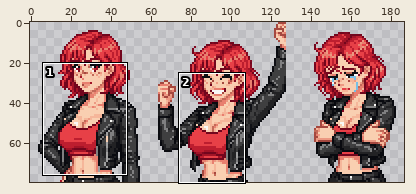
Two states of a sprite sheet, gocycle/assets/erica.png. Above: a wide view before the commit, with the close-up outlined.
Close-up. Before:
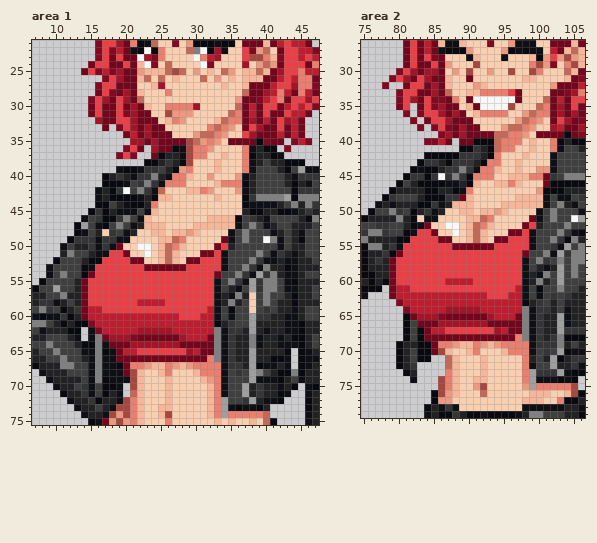
The file is 192x80 pixels. Shown: area 1: x 7..47, y 21..75; area 2: x 75..106, y 26..79. The wide view leaves out empty margins. The commit also changed other parts of the picture, which this record leaves out.
Now the later version:
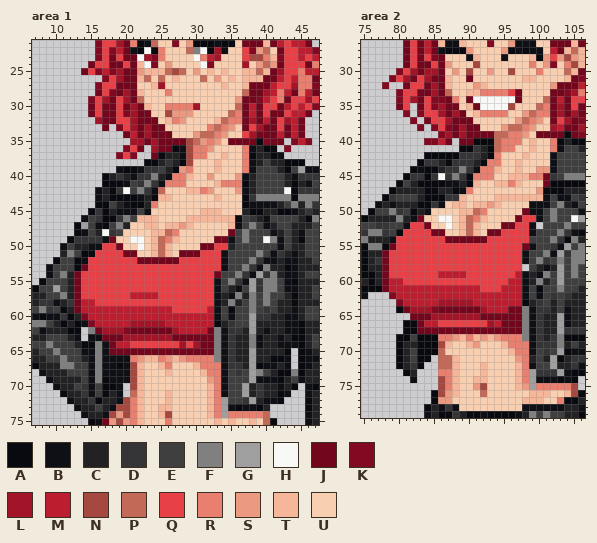
Palette (. is transparent): A #090a0f  B #0f1015  C #222224  D #353537  E #3f3f40  F #808081  G #9f9fa0  H #f8f8f6  J #72061d  K #810921  L #a21427  M #bd1e2f  N #a5483f  P #c36958  Q #e74047  R #e87f6f  S #ec9982  T #f5b69a  U #f9cfb1
The exact change:
Changed rows in their new state; - is an unchanged pixel.
Area 1:
first column x 26:
24 S---------
25 --------TU
first column x 12:
42 -------------------------------H
43 -------------------------------F
45 ------------U------TTT----------
46 ----------T-T----TTT------------
47 --------CUU--UTTSTUUUUU---------
48 -----H--UU----PRUUU----J--------
49 ----DBJUUHH-TPRTU----J----------
50 ---B-QQ----UTPTUU--JJQ----------
51 --AAQQ---J-UTPTUJJJQQ-----------
52 -ABQQ----Q-JJJJJQQQ-------------
53 -AJQ-------QQQQQQ---------------
54 CJQQ----------------------------
55 CJQ-----------------------------
56 CJQ-----------------------------
57 -JQ------MMMM-------------F-----
58 DJMM------QQQQ------------F-----
59 -JM--MMMMMMMMMM-----------F-----
60 --K-------------MMM-------------
61 --B------LLLLL------------------
62 ---FJLLLKJJJJJJL----J-----------
63 ----B-JJ-LLLLLL-JJJJ------------
64 -------MMQQQQQQQLQL-------------
65 -----BJ-JJJJJJJJJJJ-------------
66 -------BBRSTTRSTSRRR------------
67 --------BNTUU--UUUT-------------
68 --------B----UT---UT------------
69 --------------U----U------------
70 --------------U-----------------
Area 2:
first column x 99:
29 -U
30 U-
first column x 78:
48 -----------TU---TTT----
49 ---------U--UTTSTUUUUBB
50 ------BUU----PRUUU--JB-
51 ----BJUUHH-TPRTU---JQQ-
52 ---BQQ----UTPTUU-JJQQB.
53 --AQQ---J-UTPTUJJQQQ---
54 -BQQ----Q-JJJJJQQQ---E-
55 AJQ-------QQQQQQ----J--
56 JQQ-----------------B--
57 JQ---------------------
58 JQ------------------.--
59 JQ------MMMM-------M---
60 JMM------QQQQ-----MM---
61 JM--MMMMMMMMMM---MM----
62 -K-------------MMM-----
63 --------LLLLL----------
64 --AJLLLKJJJJJJL---JJ---
65 ---.-JJ-LLLLLL-JJJJ----
66 ----A-MMQQQQQQQLM------
67 ----AJ-JJJJJJJJJJJ-----
68 --A---AARRSTRTSTSRR----
69 -------ANTUU-SUUUT-----
70 -------APU--UU---UT----
71 --------P-----U----S---
72 -----A--P----------T---
73 --------R----------T---
74 -------------------T---
75 -------------------T---
first column x 100:
79 EF
Changed places in both close-ups, as pixel boxes (x1, y1, x2, y2):
changed: (165, 61, 172, 68)
changed: (221, 68, 235, 75)
changed: (284, 187, 291, 201)
changed: (67, 208, 235, 390)
changed: (249, 292, 256, 313)
changed: (529, 61, 543, 75)
changed: (382, 194, 550, 418)
